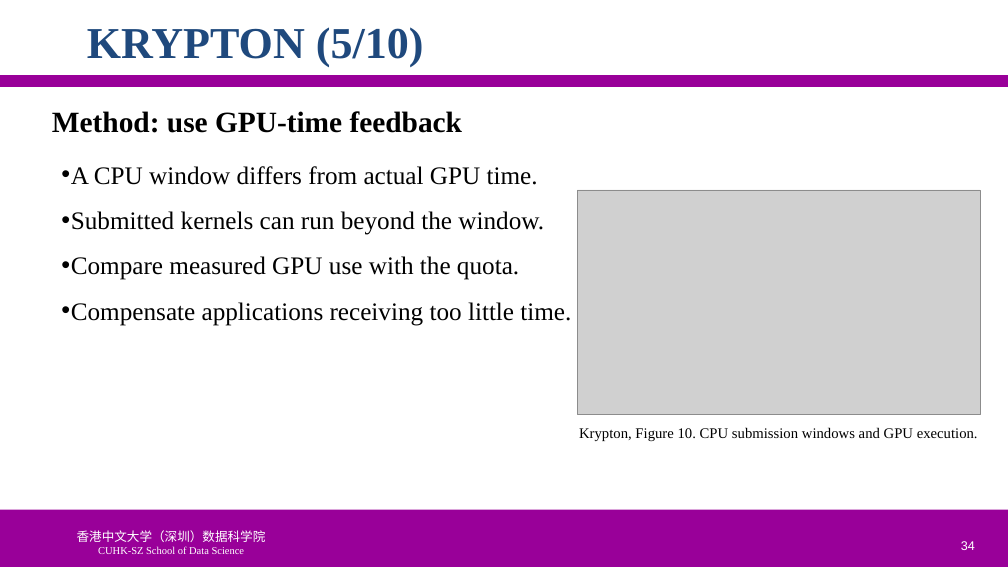
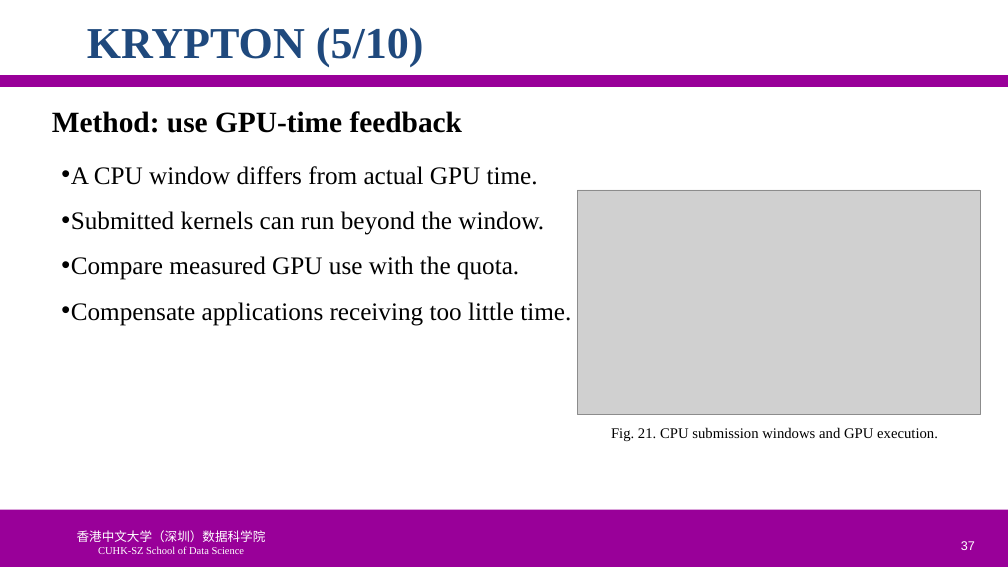
Before and after one commit to ychung1103/ychung1103.github.io, a slide deck: slide 37 of Slides/CSC6103/PPT/05-1110-徐昱玮-225040464.pptx (slide 34 before the commit). Drawn at 1008x567 pixels with LibreOffice and Linux fonts; fonts in the diff are those of the drawing; grey boxes stand for pictures; background and template pictures are left out. Boxes give left, top, right and bottom in pixels: in the first picture for what was removed or moved away, otherwise in the second. Text is boxed around its words. In the diff, an @@ line names an element or a change of style, - is before the commit and + after.

```diff
--- a/Slides/CSC6103/PPT/05-1110-徐昱玮-225040464.pptx
+++ b/Slides/CSC6103/PPT/05-1110-徐昱玮-225040464.pptx
@@ text at [611, 427, 938, 441]: text changed @@
-Krypton, Figure 10. CPU submission windows and GPU execution.
+Fig. 21. CPU submission windows and GPU execution.
@@ page number at [961, 541, 975, 550]: text changed @@
-34
+37
```
Also in this commit, not shown: 26 other slides changed, 3 slides added.
